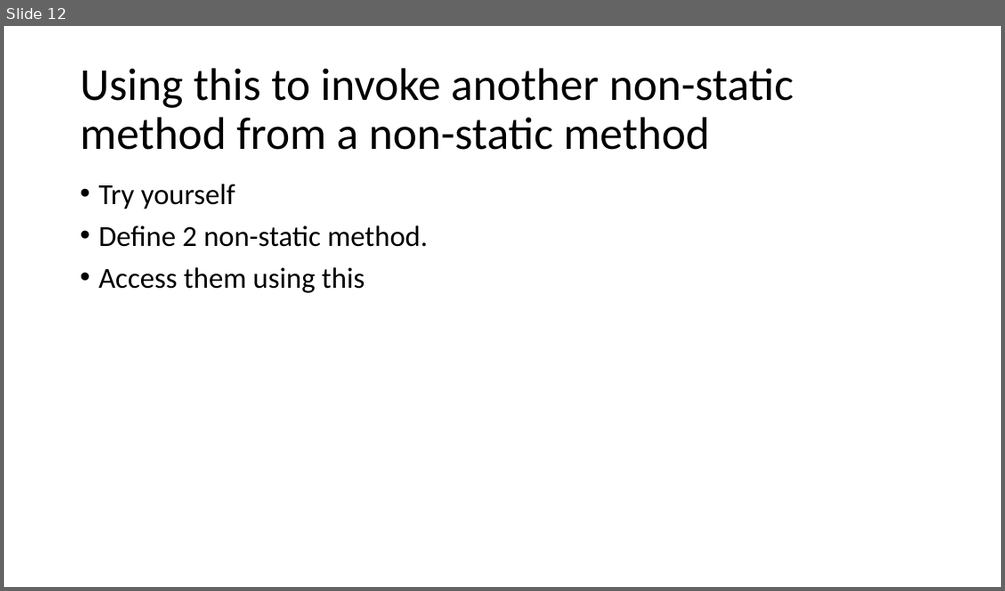
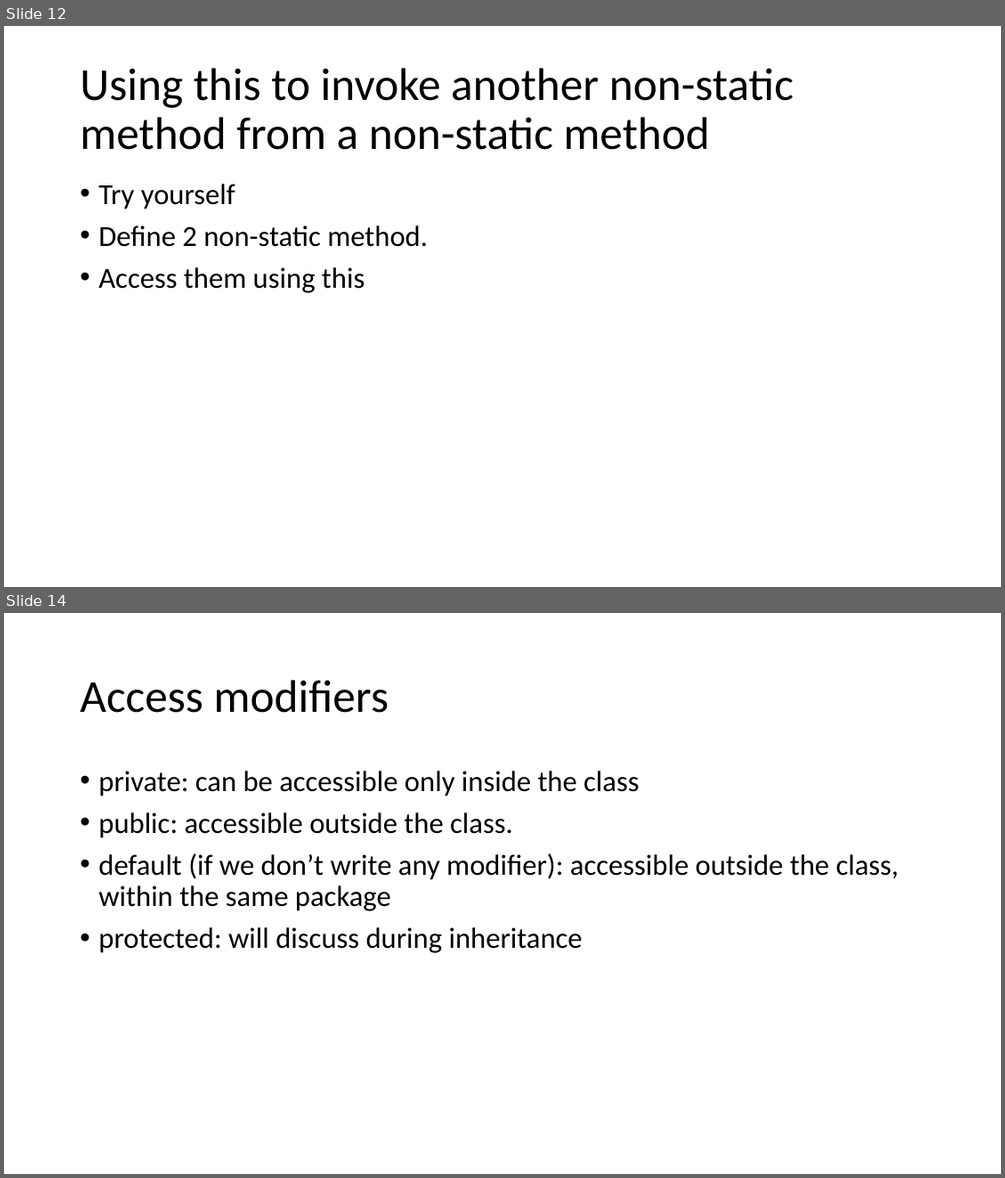
Before and after one commit to umaa-java-sept-2020/documents, a slide deck: constructors.pptx. Shown one above the other, each under a label of ours: slide 12 before the commit, slides 12 and 14 after it; the slides between them are not shown. The pictures are 1005x591 and 1005x1178 pixels, drawn with LibreOffice and Linux fonts; fonts in the diff are those of the drawing. Boxes give left, top, right and bottom in pixels: in the first picture for what was removed or moved away, otherwise in the second. Text is boxed around its words. In the diff, an @@ line names an element or a change of style, - is before the commit and + after.

```diff
--- a/constructors.pptx
+++ b/constructors.pptx
@@ slide 14 added at <box>4,613,1001,1174</box>, background #FFFFFF @@
@@ title added at <box>80,680,388,713</box>, 44 pt, text #000000 @@
+Access modifiers
@@ text added at <box>98,771,899,953</box>, 28 pt, text #000000 @@
+• private: can be accessible only inside the class
+• public: accessible outside the class.
+• default (if we don’t write any modifier): accessible outside the class, within the same package
+• protected: will discuss during inheritance
```
Also in this commit, not shown: 3 other slides added.
